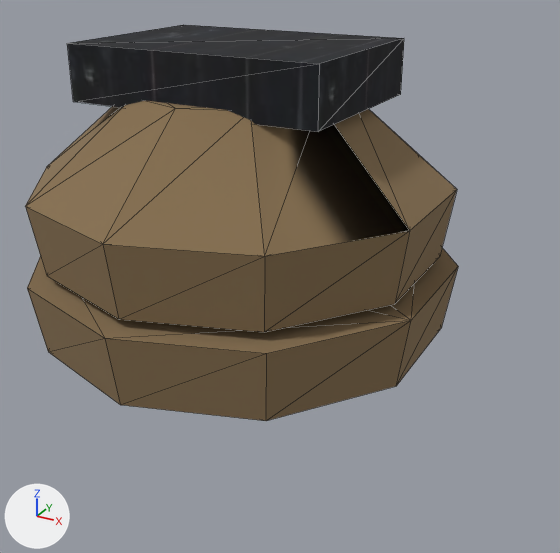
Renders of the glTF model saga-web/shared/assets/world3d/eq_present_2_shoulder.glb from each side of a commit.
One viewpoint serves both versions: a 50 mm lens placed at (0.287, -0.365, 0.201), pointed at (0.091, -0.008, 0.023). Lighting does not change. The marker at lower left points along +X, +Y and +Z. The picture after the commit comes second. Mesh edges are drawn as thin lines. Vertices at exactly the same position are counted once.

Objects in the first picture: 'eq_present_2_shoulder'.
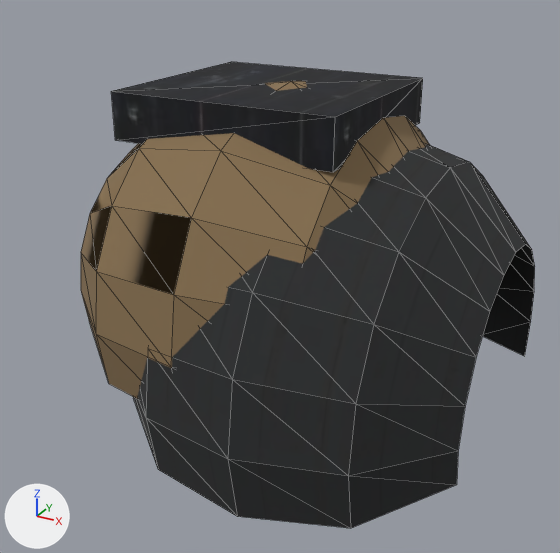
Pixel boxes (x1, y1, x2, y2) of what changed, in the pictures (560 x 553 px):
'eq_present_2_shoulder', reshaped, moved, rescaled (18% taller)
    before: (25, 25, 458, 421)
    after: (81, 62, 535, 528)
part 1 of me_eq_present_2_shoulder, added
    after: (111, 62, 423, 172)
part 2 of me_eq_present_2_shoulder, rebuilt
    before: (25, 101, 457, 332)
    after: (81, 81, 430, 399)
part 3 of me_eq_present_2_shoulder, added
    after: (133, 143, 535, 528)
part 4 of me_eq_present_2_shoulder, deleted
    before: (27, 25, 458, 421)

What changed in the scene script:
```text
Add img_concrete_wall_001_toon:
    img_concrete_wall_001_toon = load_image('concrete_wall_001_toon', '_unpacked/concrete_wall_001_toon', 256, 256, 'sRGB')
Add mat_concrete_wall_001:
    mat_concrete_wall_001 = principled_material('concrete_wall_001')
    mat_concrete_wall_001.texture = img_concrete_wall_001_toon
    mat_concrete_wall_001.roughness = 1.0
Change me_eq_present_2_shoulder:
    used by ob_eq_present_2_shoulder; location = (0.0624, 0.0, 0.07); scale = (0.124, 0.124, 0.124)
    remove me_eq_present_2_shoulder.from_pydata(...)  # 58 vertices, 120 faces; spans x -0.95..0.95, y -1.0..1.0, z -0.64..0.64
    add me_eq_present_2_shoulder.from_pydata(...)  # 138 vertices, 204 faces; spans x -0.86..0.86, y -1.0..1.0, z -0.71..0.71
    me_eq_present_2_shoulder part 1: a new loose piece, a box spanning x -0.7..0.29, y -0.45..0.45, z 0.5..0.69, in mat_black_painted_planks (picture img_black_painted_planks_toon)
    me_eq_present_2_shoulder part 2: the loose piece of 30 vertices spanning x -0.91..0.91, y -0.96..0.96, z -0.28..0.44 is rebuilt with 65 vertices and now spans x -0.86..0.57, y -0.92..0.92, z -0.44..0.71
    me_eq_present_2_shoulder part 3: a new loose piece of 65 vertices spanning x -0.57..0.86, y -1.0..1.0, z -0.71..0.55, in mat_concrete_wall_001 (picture img_concrete_wall_001_toon)
    me_eq_present_2_shoulder part 4
    28 vertices are removed from x -0.95..0.95, y -1.0..1.0, z -0.64..0.64
    48 faces are deleted
    add me_eq_present_2_shoulder.materials.append(mat_concrete_wall_001)  # picture img_concrete_wall_001_toon
Change ob_eq_present_2_shoulder:
    ob_eq_present_2_shoulder.location: (0.0624, 0.0, 0.07) -> (0.1092, 0.0, 0.041)
    ob_eq_present_2_shoulder.scale: (0.124, 0.124, 0.124) -> (0.127, 0.127, 0.127)
```
